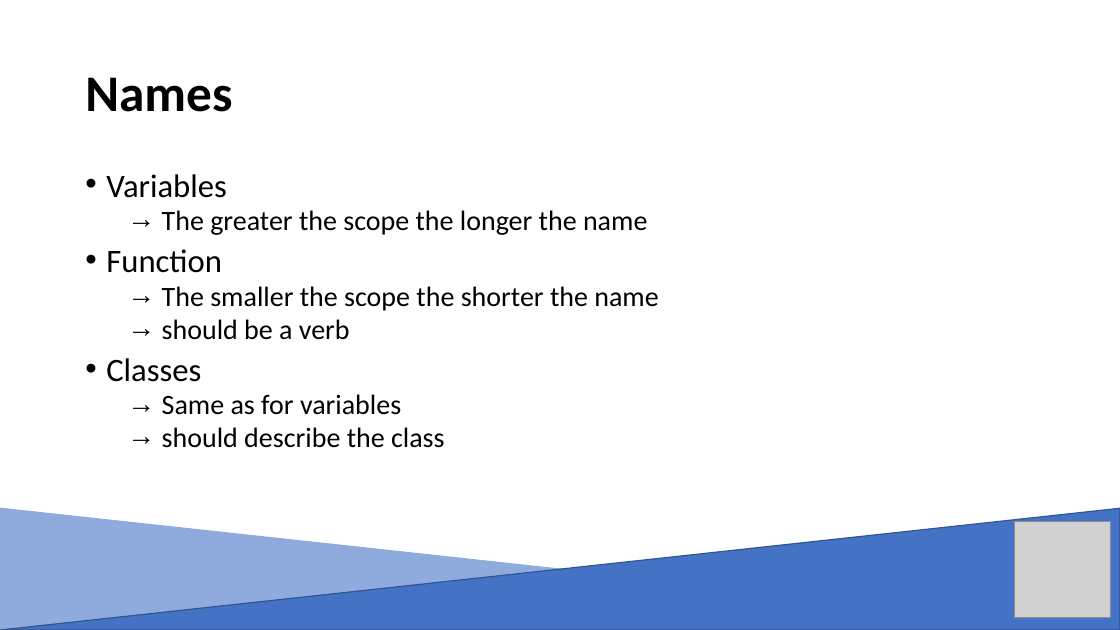
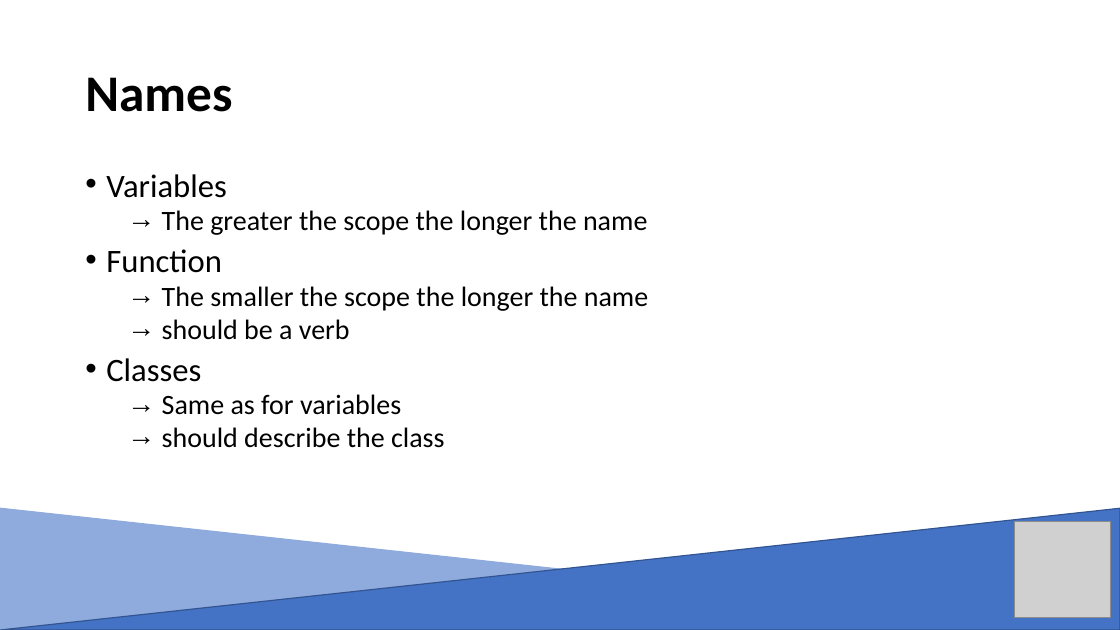
Before and after one commit to Annalytic-programming/e-portfolio-clean-code, a slide deck: slide 16 of Clean Code.pptx. Drawn at 1120x630 pixels with LibreOffice and Linux fonts; fonts in the diff are those of the drawing; grey boxes stand for pictures. Boxes give left, top, right and bottom in pixels: in the first picture for what was removed or moved away, otherwise in the second. Text is boxed around its words. In the diff, an @@ line names an element or a change of style, - is before the commit and + after.

Commit message:
Add files via upload
updated presentation

```diff
--- a/Clean Code.pptx
+++ b/Clean Code.pptx
@@ text at [162,286,648,311]: text changed @@
-  → The smaller the scope the shorter the name
+  → The smaller the scope the longer the name
```
